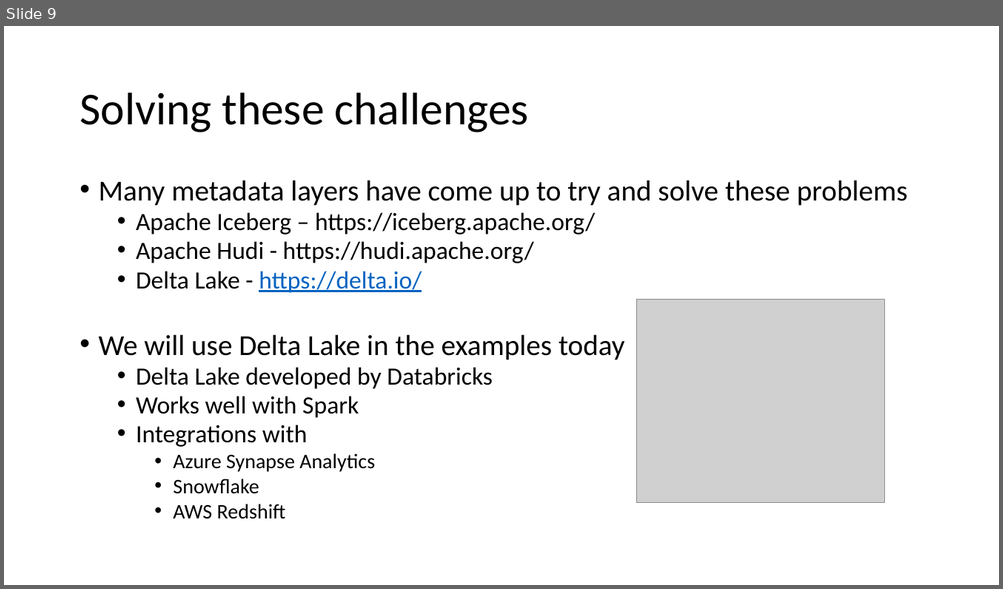
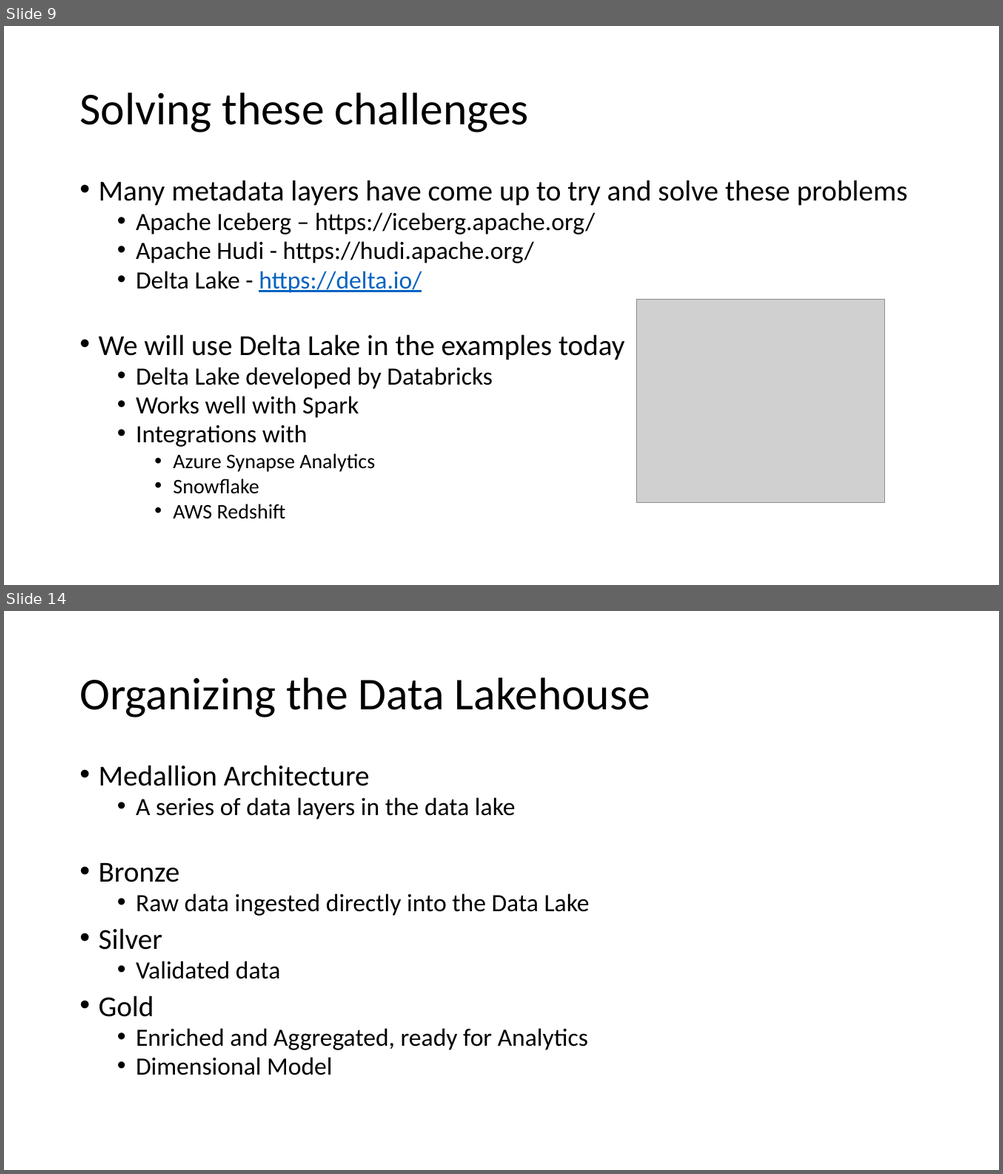
Before and after one commit to shswindell42/Presentations, a slide deck: Building a Data Lakehouse/Building a Data Lakehouse.pptx. Shown one above the other, each under a label of ours: slide 9 before the commit, slides 9 and 14 after it; the slides between them are not shown. The pictures are 1003x589 and 1003x1174 pixels, drawn with LibreOffice and Linux fonts; fonts in the diff are those of the drawing; grey boxes stand for pictures. Boxes give left, top, right and bottom in pixels: in the first picture for what was removed or moved away, otherwise in the second. Text is boxed around its words. In the diff, an @@ line names an element or a change of style, - is before the commit and + after.

```diff
--- a/Building a Data Lakehouse/Building a Data Lakehouse.pptx
+++ b/Building a Data Lakehouse/Building a Data Lakehouse.pptx
@@ slide 14 added at [4,611,999,1170], background #FFFFFF @@
@@ title added at [79,678,650,718], 44 pt, text #000000 @@
+Organizing the Data Lakehouse
@@ text added at [99,765,589,1076], 24 pt, text #000000 @@
+• Medallion Architecture
+  • A series of data layers in the data lake
+• Bronze
+  • Raw data ingested directly into the Data Lake
+• Silver
+  • Validated data
+• Gold
+  • Enriched and Aggregated, ready for Analytics
+  • Dimensional Model
```
Also in this commit, not shown: 4 slides changed, 6 other slides added, 1 slide removed.
